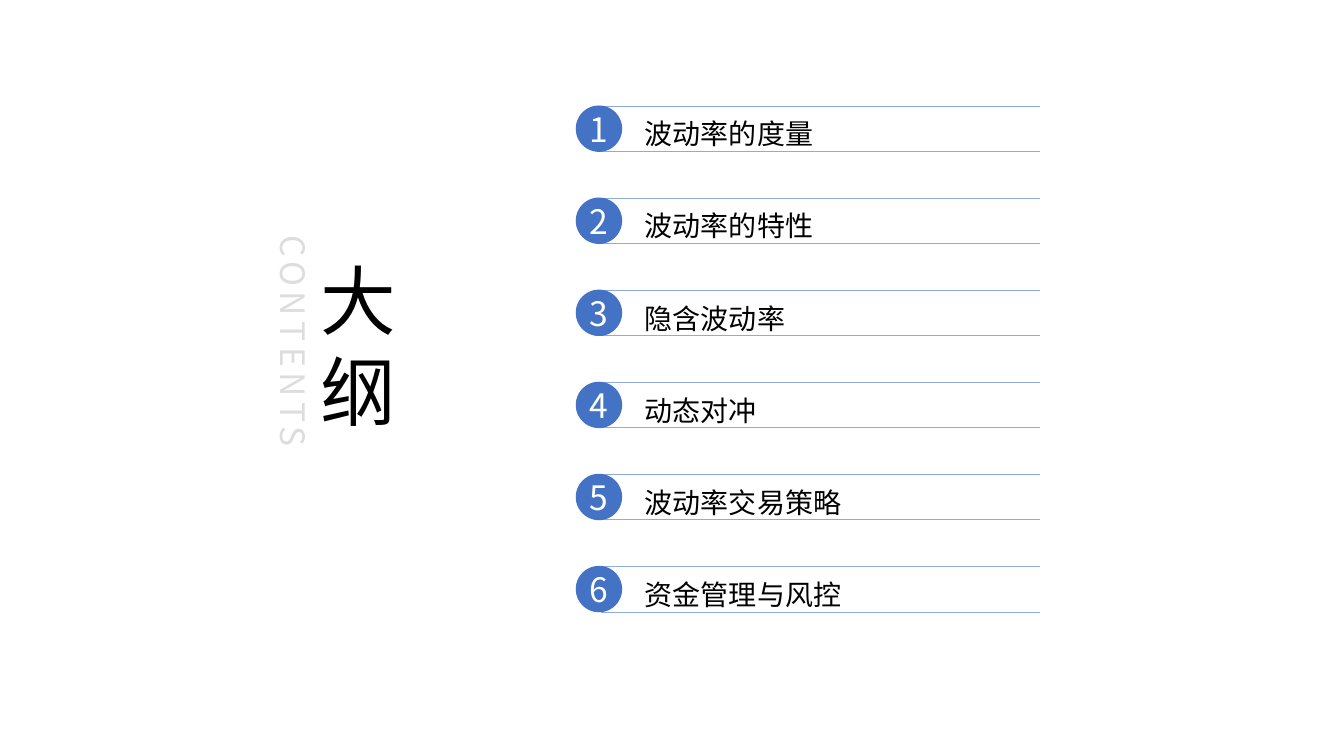
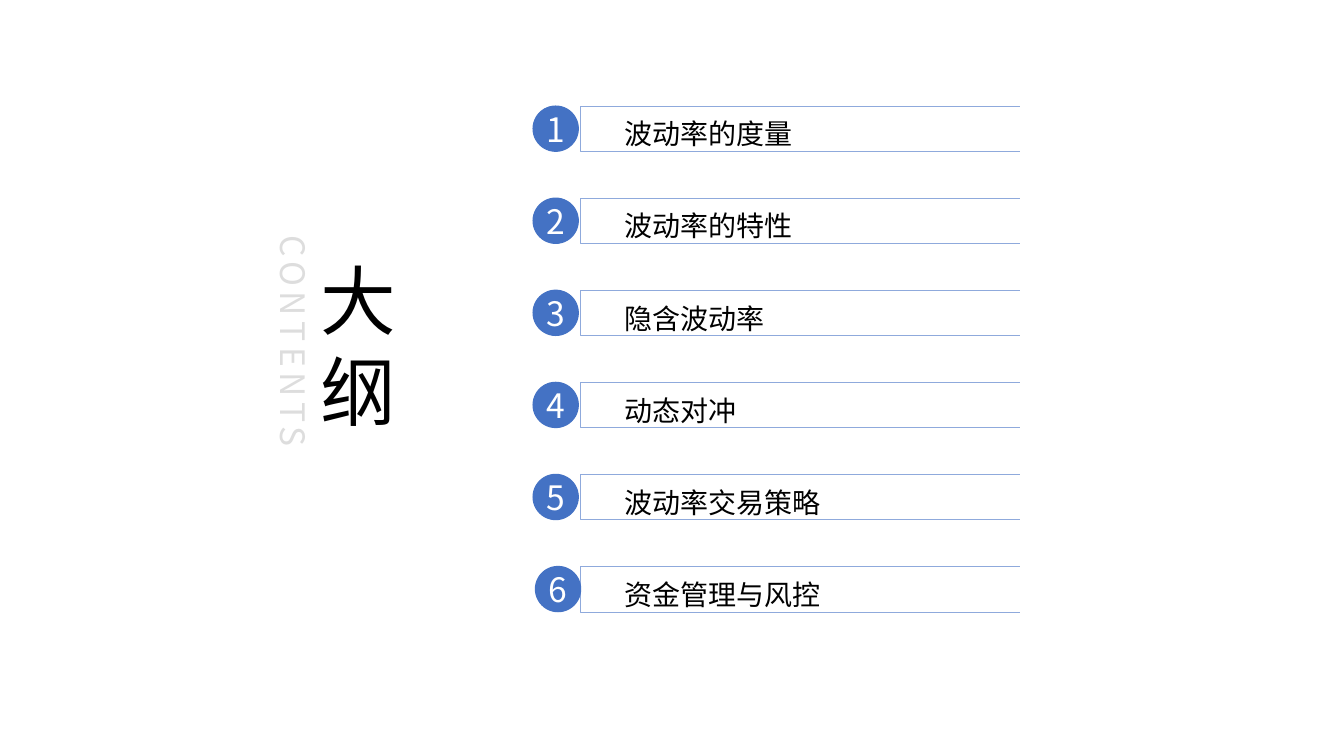
Before and after one commit to CleverL/volality-trade-ppt, a slide deck: slide 2 of 波动率交易.pptx. Drawn at 1344x756 pixels with LibreOffice and Linux fonts; fonts in the diff are those of the drawing. Boxes give left, top, right and bottom in pixels: in the first picture for what was removed or moved away, otherwise in the second. Text is boxed around its words. In the diff, an @@ line names an element or a change of style, - is before the commit and + after.

```diff
--- a/波动率交易.pptx
+++ b/波动率交易.pptx
@@ 5 ellipses moved together from (x1=577, y1=106, x2=622, y2=520) to (x1=533, y1=106, x2=579, y2=520) @@
@@ ellipse "6" moved from (x1=577, y1=567, x2=622, y2=612) to (x1=535, y1=567, x2=581, y2=612) @@
@@ 6 freeform shapes moved together from (x1=601, y1=106, x2=1040, y2=612) to (x1=581, y1=106, x2=1019, y2=612) @@
```
Also in this commit, not shown: 1 other slide changed.
